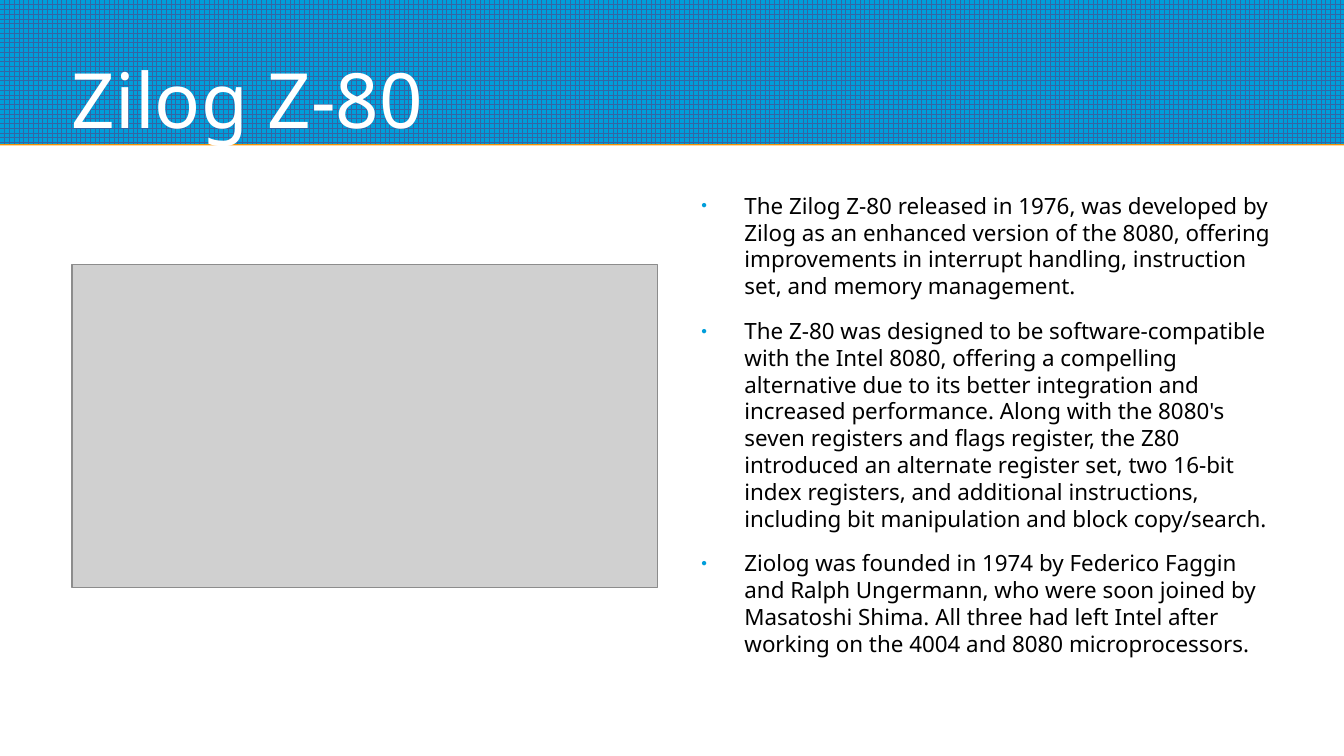
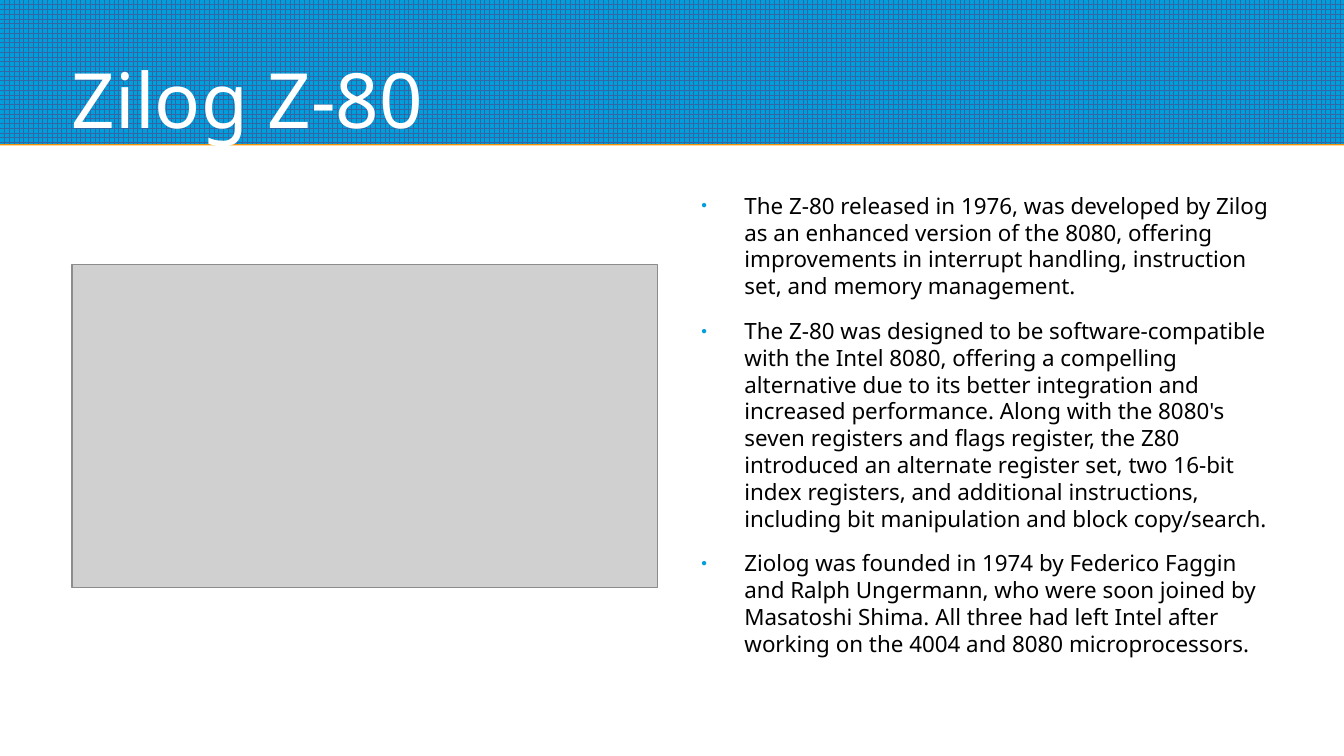
Before and after one commit to mggates39/Programming-With-CPM, a slide deck: slide 8 of CPM_Programming_Slides.odp. Drawn at 1344x756 pixels with LibreOffice and Linux fonts; fonts in the diff are those of the drawing; grey boxes stand for pictures. Boxes give left, top, right and bottom in pixels: in the first picture for what was removed or moved away, otherwise in the second. Text is boxed around its words. In the diff, an @@ line names an element or a change of style, - is before the commit and + after.

```diff
--- a/CPM_Programming_Slides.odp
+++ b/CPM_Programming_Slides.odp
@@ text at [744, 197, 1268, 300]: text changed @@
-● The Zilog Z-80 released in 1976, was developed by Zilog as an enhanced version of the 8080, offering improvements in interrupt handling, instruction set, and memory management.
+● The Z-80 released in 1976, was developed by Zilog as an enhanced version of the 8080, offering improvements in interrupt handling, instruction set, and memory management.
```
Also in this commit, not shown: 3 other slides changed, 4 slides added, 2 slides removed.
